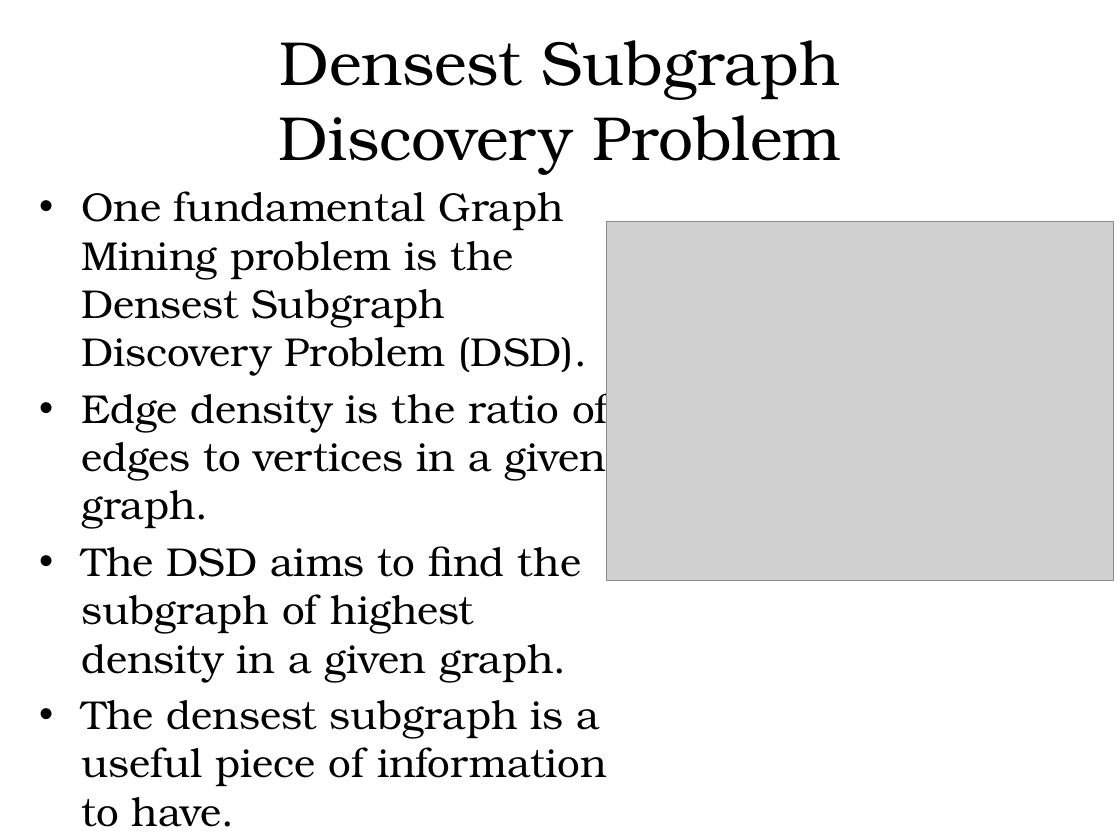
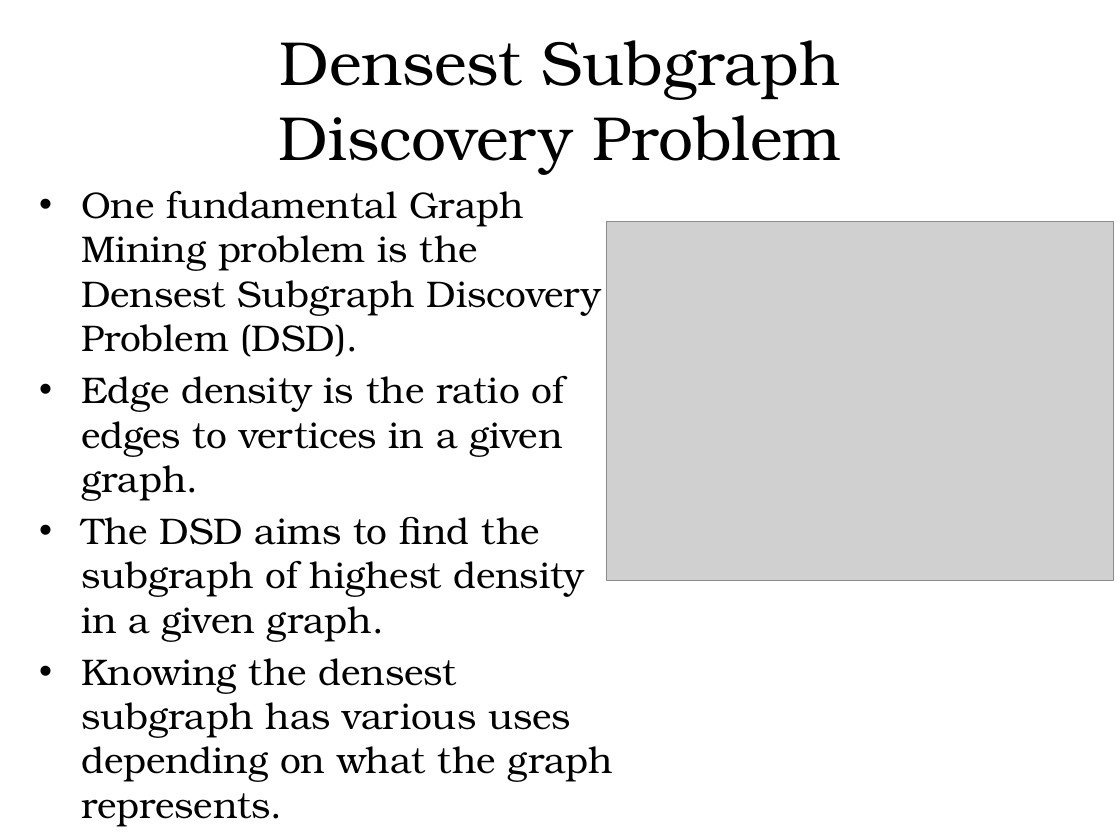
Before and after one commit to hgareau/DensestSubgraphDiscovery, a slide deck: slide 4 of Thesis Defense Presentation.pptx (slide 3 before the commit). Drawn at 1120x840 pixels with LibreOffice and Linux fonts; fonts in the diff are those of the drawing; grey boxes stand for pictures; background and template pictures are left out. Boxes give left, top, right and bottom in pixels: in the first picture for what was removed or moved away, otherwise in the second. Text is boxed around its words. In the diff, an @@ line names an element or a change of style, - is before the commit and + after.

Commit message:
Added more to the presentation.

```diff
--- a/Thesis Defense Presentation.pptx
+++ b/Thesis Defense Presentation.pptx
@@ text at [81,191,602,642]: size 25.9 to 23.8 pt in "One fundamental Graph Mining problem is the ...", "Edge density is the ratio of edges ...", "The DSD aims to find the subgraph ..." @@
@@ text at [81,658,613,827]: text changed; size 25.9 to 23.8 pt @@
-• The densest subgraph is a useful piece of information to have.
+• Knowing the densest subgraph has various uses depending on what the graph represents.
```
Also in this commit, not shown: 2 other slides changed, 12 slides added.
